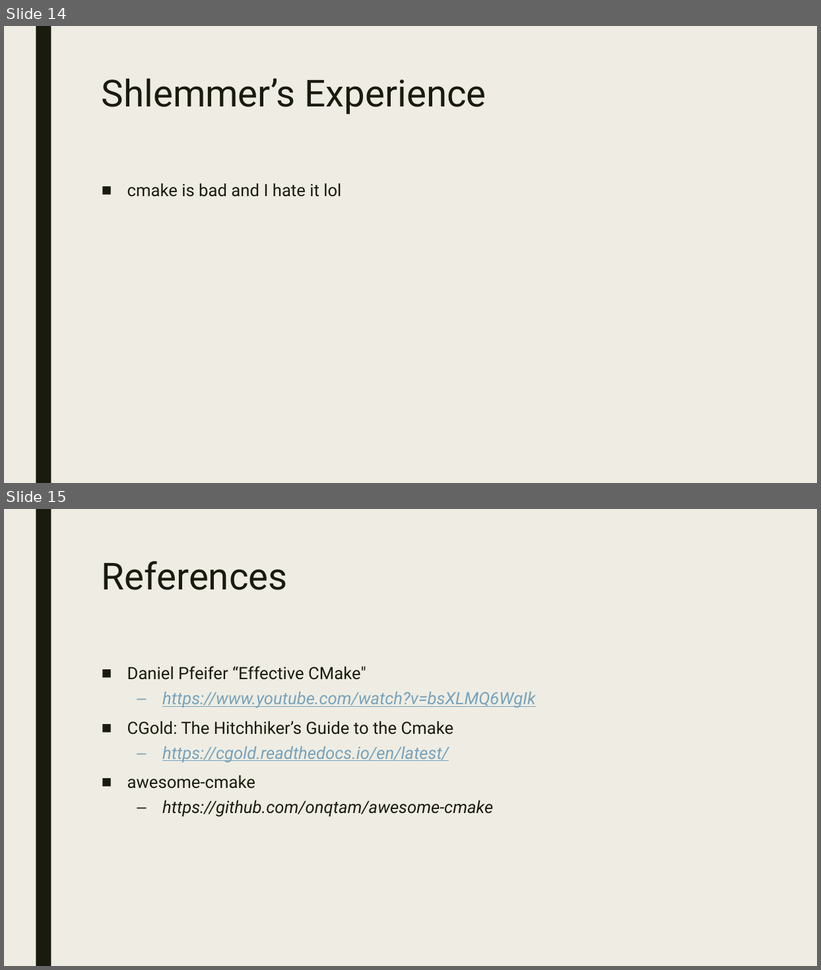
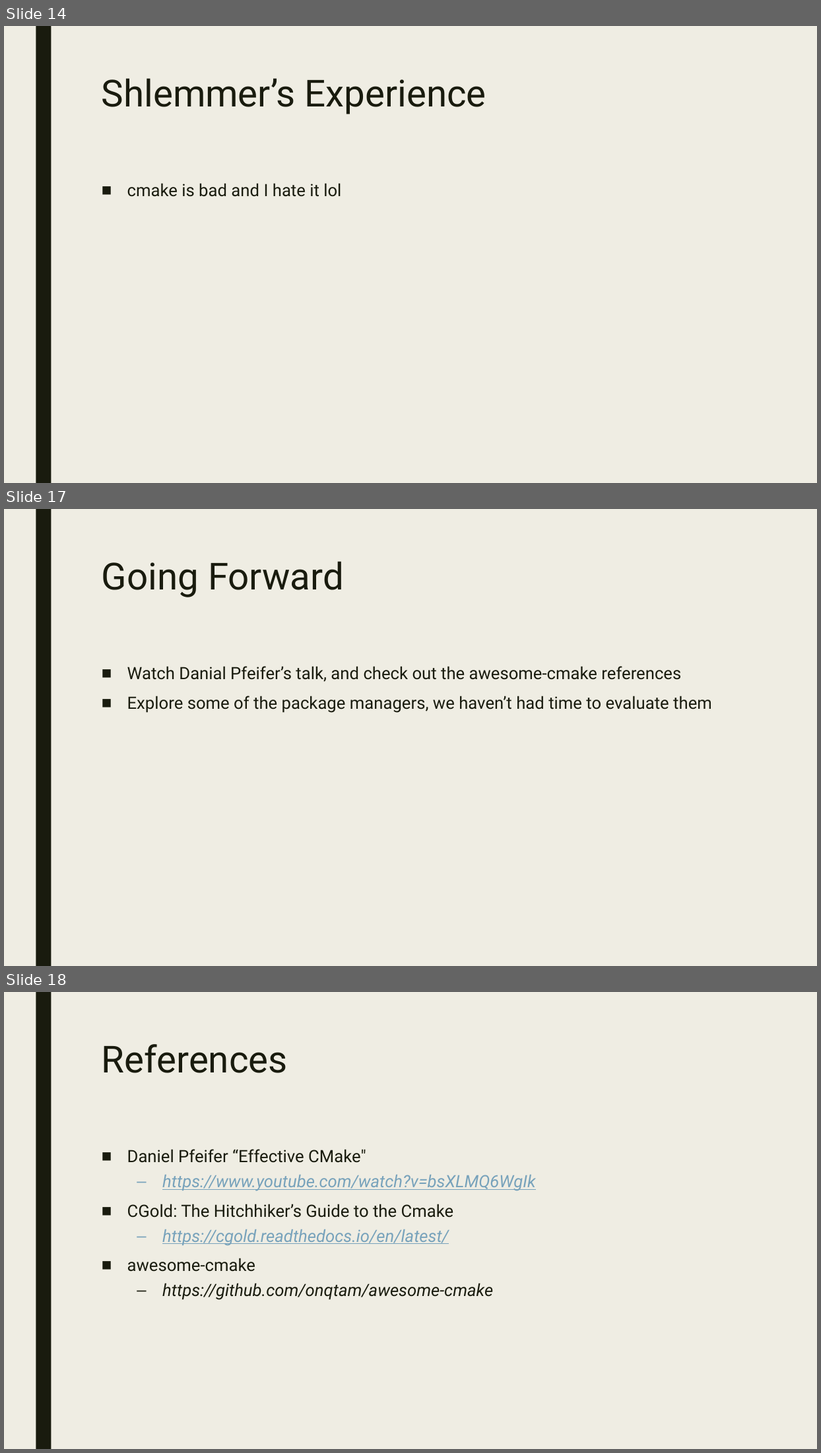
Before and after one commit to playmer/CMakePresentation, a slide deck: PreBuild Systems.pptx. Shown one above the other, each under a label of ours: slides 14 and 15 before the commit, slides 14, 17 and 18 after it; the slides between them are not shown. The pictures are 821x970 and 821x1453 pixels, drawn with LibreOffice and Linux fonts; fonts in the diff are those of the drawing. Boxes give left, top, right and bottom in pixels: in the first picture for what was removed or moved away, otherwise in the second. Text is boxed around its words. In the diff, an @@ line names an element or a change of style, - is before the commit and + after.

```diff
--- a/PreBuild Systems.pptx
+++ b/PreBuild Systems.pptx
@@ slide 17 added at box(4, 509, 817, 966), background #EFEDE3; not listed: 1 template element that a slide beside it also shows @@
@@ title added at box(102, 561, 344, 597), 44 pt, text #191B0E @@
+Going Forward
@@ text added at box(127, 666, 712, 713), 20 pt, text #191B0E @@
+■ Watch Danial Pfeifer’s talk, and check out the awesome-cmake references
+■ Explore some of the package managers, we haven’t had time to evaluate them
@@ what was slide 15 is now slide 18 @@
```
Also in this commit, not shown: 3 slides changed, 2 other slides added, 1 other file.
